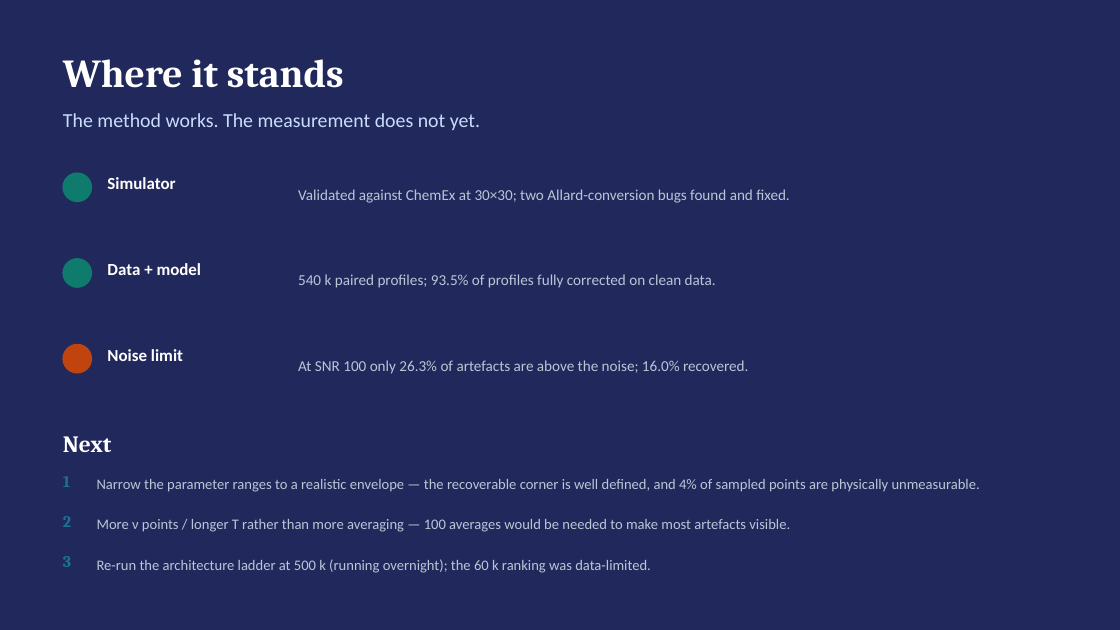
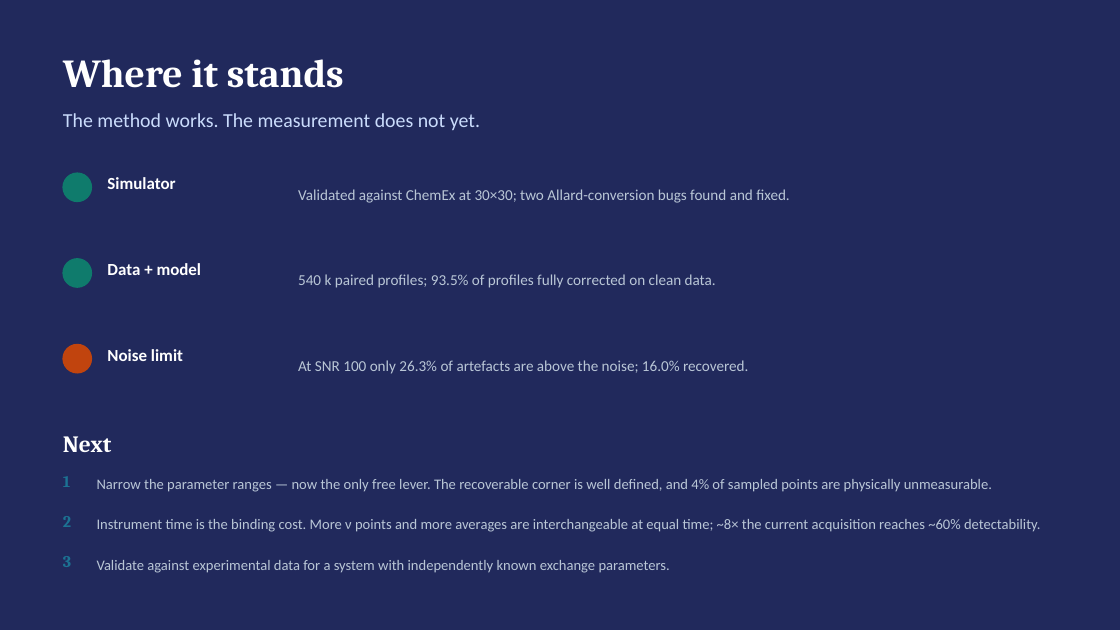
Before and after one commit to rama21094/CPMG-Deconvolution, a slide deck: slide 6 of docs/CPMG_PI_Update_3Sep2026.pptx. Drawn at 1120x630 pixels with LibreOffice and Linux fonts; fonts in the diff are those of the drawing. Boxes give left, top, right and bottom in pixels: in the first picture for what was removed or moved away, otherwise in the second. Text is boxed around its words. In the diff, an @@ line names an element or a change of style, - is before the commit and + after.

```diff
--- a/docs/CPMG_PI_Update_3Sep2026.pptx
+++ b/docs/CPMG_PI_Update_3Sep2026.pptx
@@ text at [97,479,992,492]: text changed @@
-Narrow the parameter ranges to a realistic envelope — the recoverable corner is well defined, and 4% of sampled points are physically unmeasurable.
+Narrow the parameter ranges — now the only free lever. The recoverable corner is well defined, and 4% of sampled points are physically unmeasurable.
@@ text at [97,519,1040,532]: text changed @@
-More ν points / longer T rather than more averaging — 100 averages would be needed to make most artefacts visible.
+Instrument time is the binding cost. More ν points and more averages are interchangeable at equal time; ~8× the current acquisition reaches ~60% detectability.
@@ text at [97,560,670,573]: text changed @@
-Re-run the architecture ladder at 500 k (running overnight); the 60 k ranking was data-limited.
+Validate against experimental data for a system with independently known exchange parameters.
```
Also in this commit, not shown: 1 other file.
